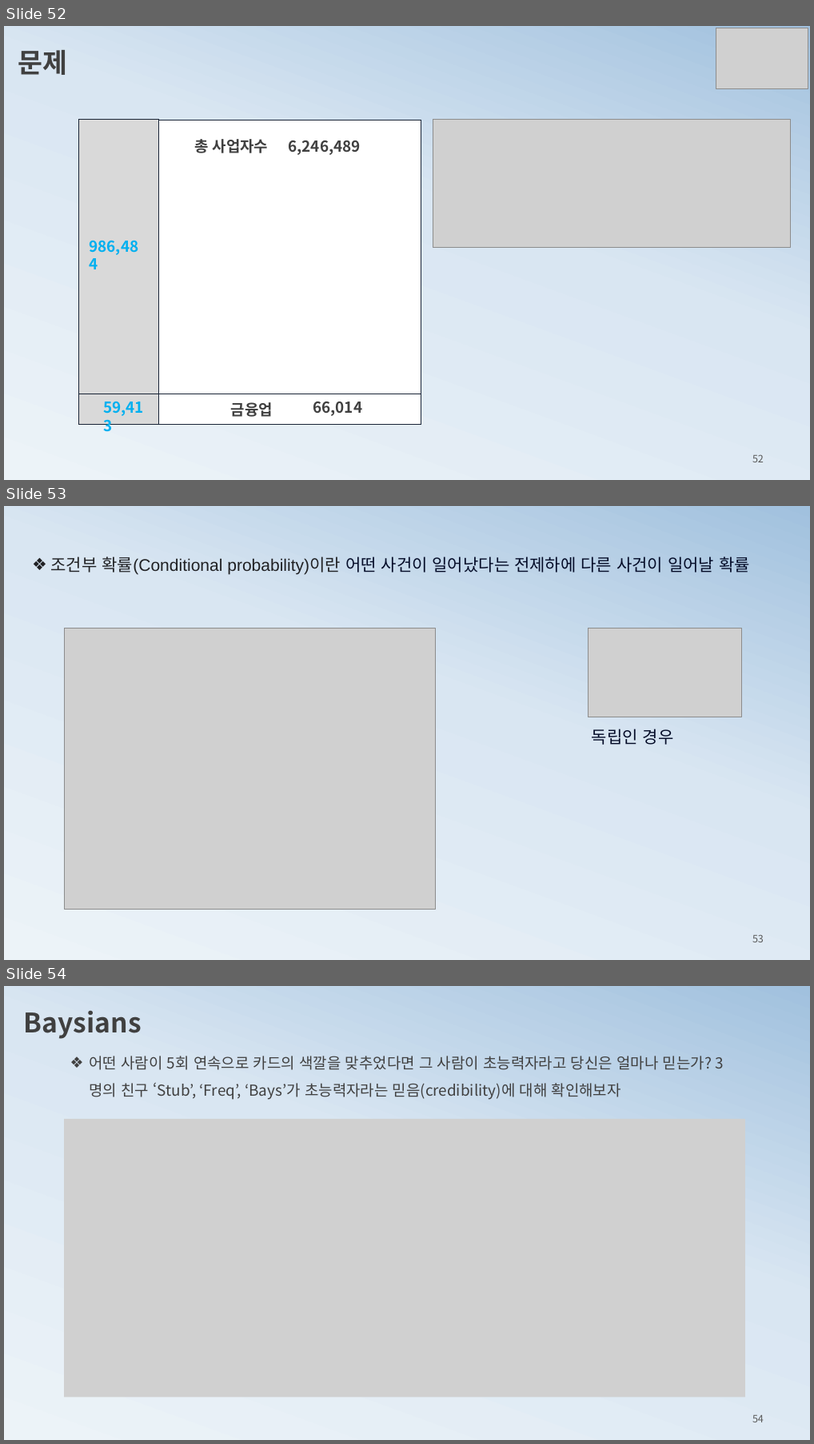
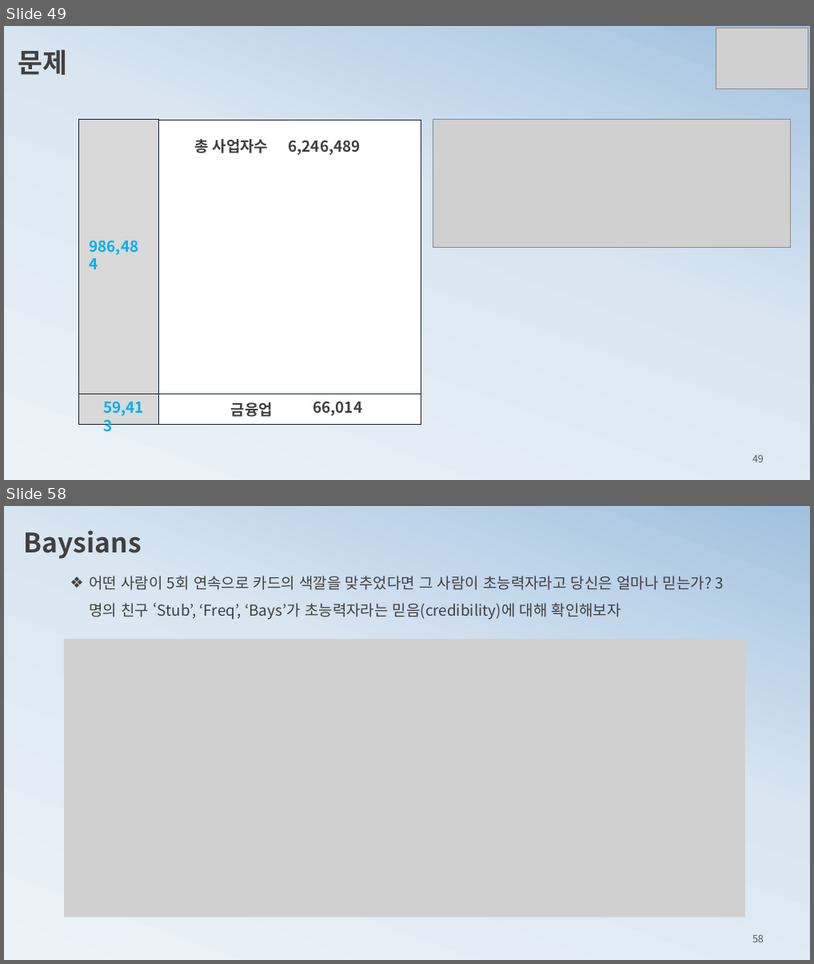
Before and after one commit to ancestor9/mathematics-for-machine-learning, a slide deck: 3_probability theory for machine learning.pptx. Shown one above the other, each under a label of ours: slides 52, 53 and 54 before the commit, slides 49 and 58 after it; the slides between them are not shown. The pictures are 814x1444 and 814x964 pixels, drawn with LibreOffice and Linux fonts; fonts in the diff are those of the drawing; grey boxes stand for pictures. Boxes give left, top, right and bottom in pixels: in the first picture for what was removed or moved away, otherwise in the second. Text is boxed around its words. In the diff, an @@ line names an element or a change of style, - is before the commit and + after.

```diff
--- a/3_probability theory for machine learning.pptx
+++ b/3_probability theory for machine learning.pptx
@@ slide 53 removed at [4,506,810,960], background gradient #ECF3F8 to #D9E6F2 to #A1C1DE @@
@@ text removed at [51,556,750,575] @@
-❖ 조건부 확률(Conditional probability)이란 어떤 사건이 일어났다는 전제하에 다른 사건이 일어날 확률
@@ picture removed at [65,628,436,909] @@
@@ picture removed at [588,628,742,717] @@
@@ text removed at [592,728,674,744] @@
-독립인 경우
@@ page number removed at [753,934,764,942] @@
-53
@@ what was slide 52 is now slide 49 @@
@@ page number at [753,454,764,462]: text changed @@
-52
+49
@@ what was slide 54 is now slide 58 @@
@@ page number at [753,934,764,942]: text changed @@
-54
+58
```
Also in this commit, not shown: 1 slide changed, 1 slide added, 3 other slides removed.
